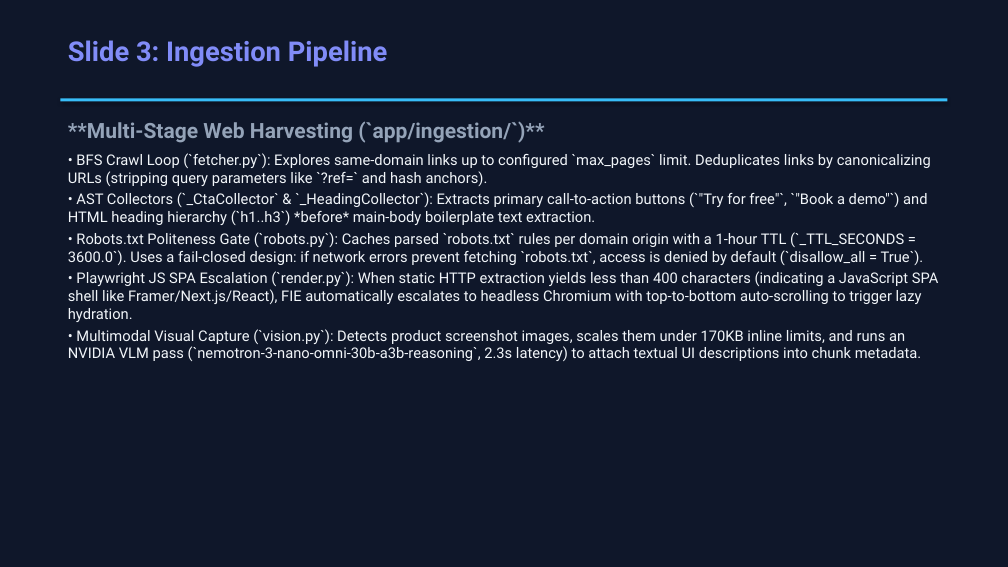
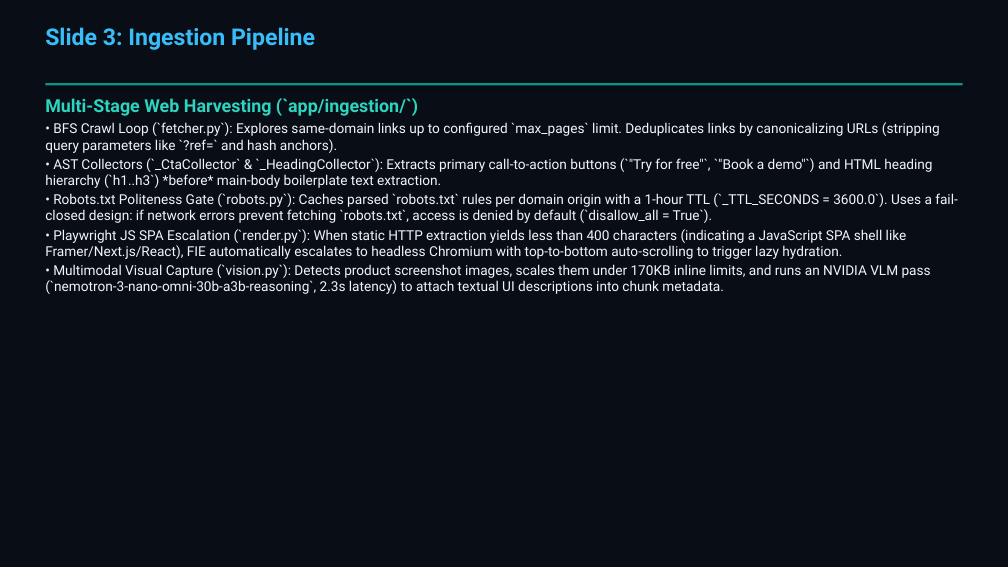
Before and after one commit to keshav9926/First-Impression-, a slide deck: slide 4 of presentation.pptx. Drawn at 1008x567 pixels with LibreOffice and Linux fonts; fonts in the diff are those of the drawing. Boxes give left, top, right and bottom in pixels: in the first picture for what was removed or moved away, otherwise in the second. Text is boxed around its words. In the diff, an @@ line names an element or a change of style, - is before the commit and + after.

Commit message:
fix(presentation): update theme to Teal/Sky, fix slide overflow bounds, add links & presenter attribution (~ Keshav)

```diff
--- a/presentation.pptx
+++ b/presentation.pptx
@@ rectangle at [0, 0, 1008, 567]: fill #0F172A to #090D16 @@
@@ text "Slide 3: Ingestion Pipeline": place and size @@
-text "Slide 3: Ingestion Pipeline" at [68, 40, 387, 67]
+text "Slide 3: Ingestion Pipeline" at [45, 27, 315, 50]
@@ text "Slide 3: Ingestion Pipeline" at [45, 27, 315, 50]: size 26 to 22 pt, text colour #818CF8 to #38BDF8 @@
@@ rectangle: place and size @@
-rectangle at [60, 98, 948, 101]
+rectangle at [45, 83, 963, 85]
@@ rectangle at [45, 83, 963, 85]: fill #38BDF8 to #0D9488 @@
@@ text at [45, 98, 418, 116]: text changed; size 20 to 17 pt; text colour #94A3B8 to #2DD4BF @@
-**Multi-Stage Web Harvesting (`app/ingestion/`)**
+Multi-Stage Web Harvesting (`app/ingestion/`)
@@ text "Multi-Stage Web Harvesting (`app/ingestion/`)": place and size @@
-text "Multi-Stage Web Harvesting (`app/ingestion/`)" at [68, 121, 939, 361]
+text "Multi-Stage Web Harvesting (`app/ingestion/`)" at [45, 98, 958, 294]
@@ text at [45, 122, 958, 294]: size 14 to 13 pt; less space between paragraphs @@
```
Also in this commit, not shown: 19 other slides changed, 3 other files.
